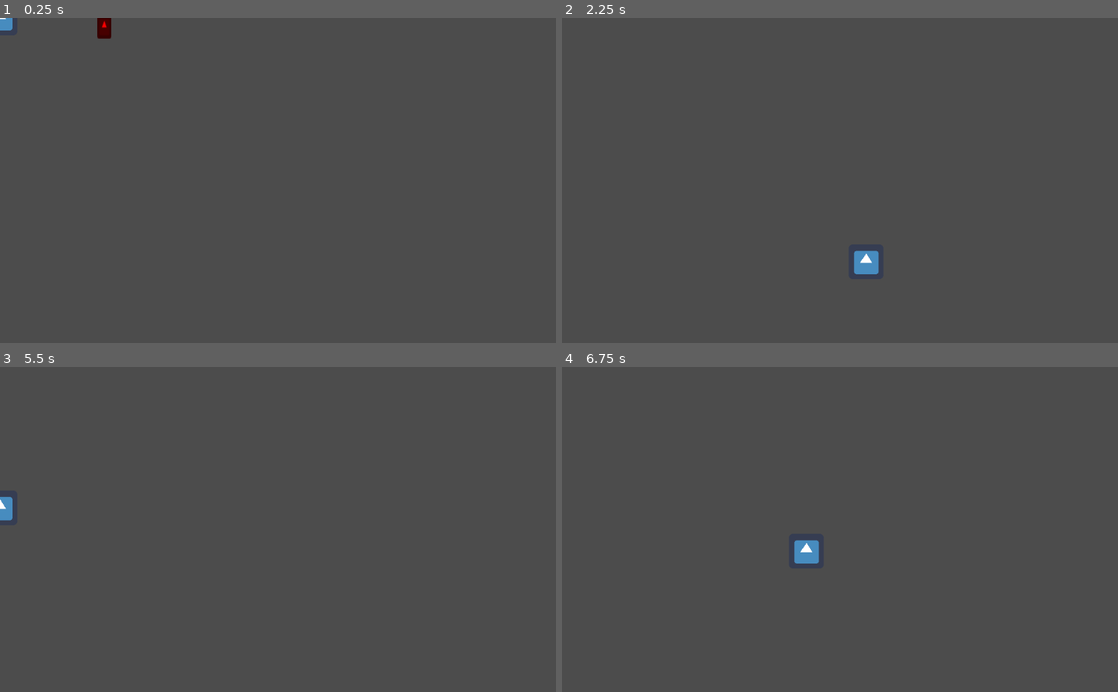
Above: before the commit, frames 1-4 (two rows, left to right).
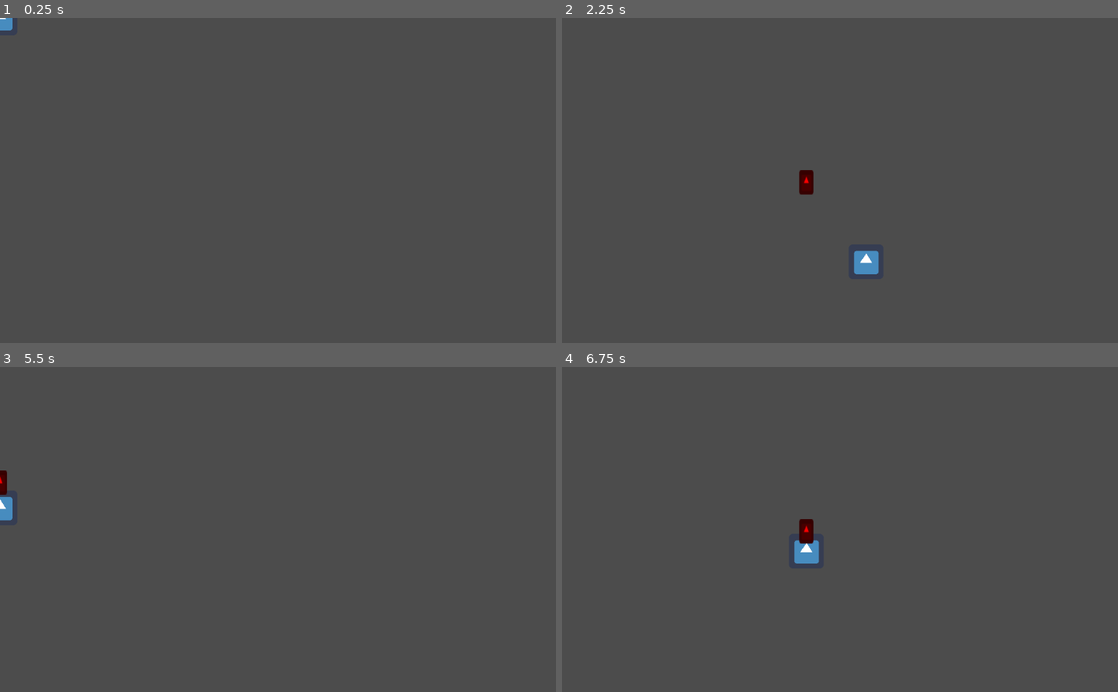
Above: after the commit, the same moments.

Repository: malachi2237/Cyber-Invader
Game: Godot game, scene res://GameScene.tscn
The game is run twice, just before and just after one commit, with the same random seed, the same clock (stepped at 60 frames per second) and the same inputs. The engine's default icon, where the game draws it, is replaced by a stand-in: a white triangle on a blue panel in a dark square.
Inputs:
- Up to frame 1 (0.25 s): no input
- Up to frame 2 (2.25 s): hold D (player_move_right) 0.53-1.28 s; hold Space (player_shoot) 0.53-1.28 s; hold S (player_move_down) 1.28-2.03 s; tap Space (player_shoot) at 1.35 s; hold D (player_move_right) from 2.03 s (still down); hold Space (player_shoot) from 2.03 s (still down)
- Up to frame 3 (5.5 s): release D (player_move_right) at 2.78 s; release Space (player_shoot) at 2.78 s; hold W (player_move_up) 2.78-3.53 s; tap Space (player_shoot) at 2.85, 4.35 s; hold Space (player_shoot) 3.53-4.28 s; hold A (player_move_left) 3.53-5.03 s; hold S (player_move_down) from 5.03 s (still down); hold Space (player_shoot) from 5.03 s (still down)
- Up to frame 4 (6.75 s): release S (player_move_down) at 5.78 s; release Space (player_shoot) at 5.78 s; hold D (player_move_right) 5.78-6.53 s; tap Space (player_shoot) at 5.85 s; hold W (player_move_up) from 6.53 s (still down); hold Space (player_shoot) from 6.53 s (still down)

The runs differ from the first frame. In frame 1, 0.2% of the frame differs, in the area x 17-20%, y 0-7%; in frame 2, 0.2%; in frame 3, less than 0.1%; in frame 4, 0.2%, in the area x 42-46%, y 46-55%.

Commit message:
player shoots

Diff:
--- a/Bullet.gd
+++ b/Bullet.gd
@@ -4,7 +4,7 @@
 # Declare member variables here. Examples:
 # var a: int = 2
 # var b: String = "text"
-export var shotSpeed = 300
+export var shotSpeed = 600
 
 # Called when the node enters the scene tree for the first time.
 func _ready() -> void:
--- a/Bullet.tscn
+++ b/Bullet.tscn
@@ -8,6 +8,7 @@
 [node name="Bullet" type="Area2D"]
 position = Vector2( 192, 91 )
 script = ExtResource( 1 )
+shotSpeed = 800
 
 [node name="BulletSprite" type="Sprite" parent="."]
 modulate = Color( 1, 0, 0, 1 )
--- a/GameScene.tscn
+++ b/GameScene.tscn
@@ -57,6 +57,5 @@
 material = SubResource( 3 )
 
 [node name="Player" parent="." instance=ExtResource( 3 )]
-bullet = ExtResource( 2 )
 
 [node name="Bullet" parent="." instance=ExtResource( 2 )]
--- a/Player.gd
+++ b/Player.gd
@@ -5,6 +5,8 @@
 # var a: int = 2
 # var b: String = "text"
 
+var canFire: bool = true
+onready var fireTimer = get_node("FireRate")
 var dir: Vector2 = Vector2(0,0)
 export var speed: float = 10.0
 var hurt:bool = false
@@ -20,6 +22,7 @@
 func _process(delta: float) -> void:
 	DEBUG_hurt()
 	movementInput()
+	shoot()
 	hurt()
 
 
@@ -44,9 +47,14 @@
 	self.move_and_collide(speed*dir)
 
 func shoot() -> void:
-	if Input.is_action_just_pressed("player_shoot"):
-		print("BANG")
-		bullet.instance()
+	if Input.is_action_pressed("player_shoot") and canFire:
+		canFire = false
+		fireTimer.start()
+		var bul_inst = bullet.instance()
+		bul_inst.position = self.position
+		var root = get_tree().get_root()
+		var current_scene = root.get_child(root.get_child_count()-1)
+		current_scene.add_child(bul_inst)
 
 
 func DEBUG_hurt() -> void:
@@ -58,3 +66,6 @@
 
 func power() -> void:
 	pass
+
+func _on_FireRate_timeout() -> void:
+	canFire = true
--- a/Player.tscn
+++ b/Player.tscn
@@ -14,3 +14,8 @@
 
 [node name="PlayerBox" type="CollisionShape2D" parent="."]
 shape = SubResource( 4 )
+
+[node name="FireRate" type="Timer" parent="."]
+wait_time = 0.2
+
+[connection signal="timeout" from="FireRate" to="." method="_on_FireRate_timeout"]
